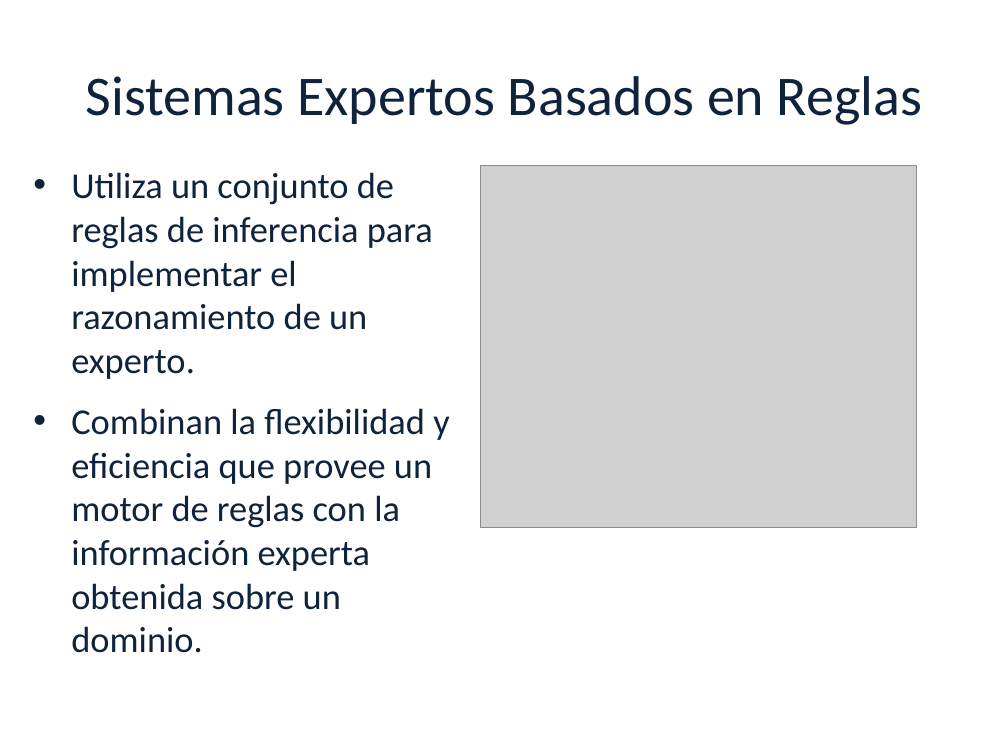
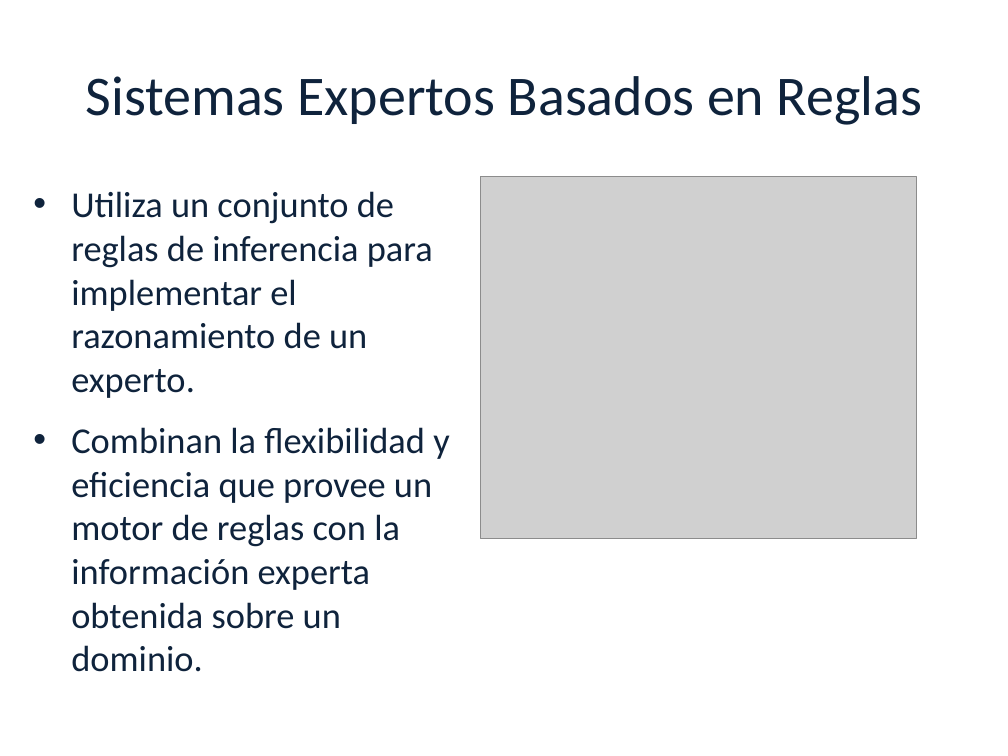
Before and after one commit to luciamasolaP/proyectofinal-informe, a slide deck: slide 13 of presentacion/Tesis.ppt. Drawn at 1008x756 pixels with LibreOffice and Linux fonts; fonts in the diff are those of the drawing; grey boxes stand for pictures; background and template pictures are left out. Boxes give left, top, right and bottom in pixels: in the first picture for what was removed or moved away, otherwise in the second. Text is boxed around its words. In the diff, an @@ line names an element or a change of style, - is before the commit and + after.

```diff
--- a/presentacion/Tesis.ppt
+++ b/presentacion/Tesis.ppt
@@ text "Utiliza un conjunto de reglas ...": place and size @@
-text "Utiliza un conjunto de reglas ..." at <box>71,172,449,653</box>
+text "Utiliza un conjunto de reglas ..." at <box>71,191,449,672</box>
@@ picture: place and size @@
-picture at <box>481,165,916,527</box>
+picture at <box>481,176,916,538</box>
```
Also in this commit, not shown: 6 other slides changed.
